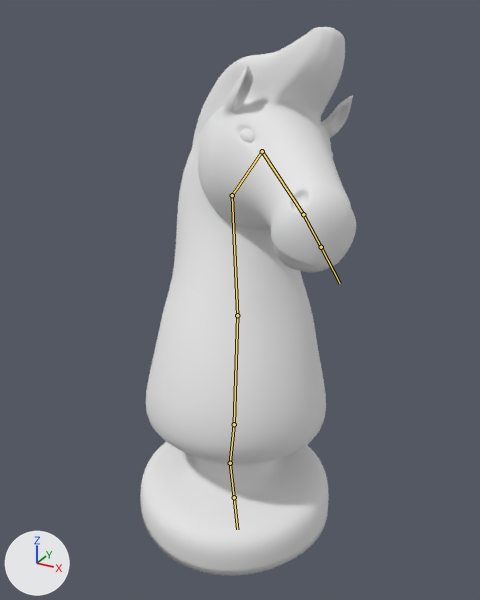
Two versions of the FBX model Assets/horse.fbx, one commit apart.
One viewpoint serves both versions: a 50 mm camera at (1.27, -2.3, 2.18) aimed at (-0.02, 0.05, 1.01). Every picture has the same lights, and +X, +Y and +Z are marked at lower left. Both versions are drawn at frame 125 of the action 'jump'; the numbers are the values there. The bones that bend it are drawn over the model as lines.

Objects in the first picture: 'Knight'.
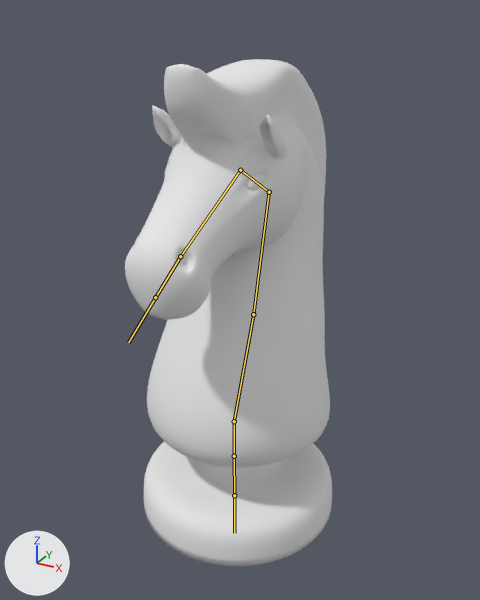
Pixel boxes (x1, y1, x2, y2) of what changed, in the pictures (480 x 600 px):
'Knight', posed (8% shorter)
    before: (140, 27, 356, 576)
    after: (125, 59, 332, 566)
bone 'Bone', root to tip
    before: (234, 424) to (237, 315)
    after: (234, 421) to (253, 314)
bone 'Bone.001', root to tip
    before: (237, 315) to (232, 195)
    after: (253, 314) to (269, 192)
bone 'Bone.002', root to tip
    before: (232, 195) to (262, 151)
    after: (269, 192) to (240, 170)
bone 'Bone.003', root to tip
    before: (262, 151) to (303, 214)
    after: (240, 170) to (180, 256)
bone 'Bone.007', root to tip
    before: (234, 424) to (230, 463)
    after: (234, 421) to (234, 456)
bone 'Bone.008', root to tip
    before: (230, 463) to (234, 497)
    after: (234, 456) to (234, 495)

What the commit changed:
Bone 'Bone' (bone_bone) moves from (2.036, 0.29, -0.173) to (2.036, 0.305, -0.178).
Bone 'Bone' (bone_bone) turns from (68, 120, 39) to (-68, 70, -92) degrees about its own x, y and z.
Bone 'Bone.001' (bone_bone_001) turns from (3, 10, -4) to (0, 0, 0) degrees about its own x, y and z.
Bone 'Bone.002' (bone_bone_002) turns from (14, -3, 22) to (-4, 0, 1) degrees about its own x, y and z.
Bone 'Bone.003' (bone_bone_003) turns from (-14, 0, 0) to (-1, 0, 0) degrees about its own x, y and z.
Bone 'Bone.007' (bone_bone_007) moves from (-2.036, -0.331, -0.066) to (-2.036, -0.347, -0.066).
Bone 'Bone.007' (bone_bone_007) turns from (-12, -90, 0) to (0, -90, 0) degrees about its own x, y and z.
Bone 'Bone.008' (bone_bone_008) turns from (21, 0, 0) to (0, 0, 0) degrees about its own x, y and z.
